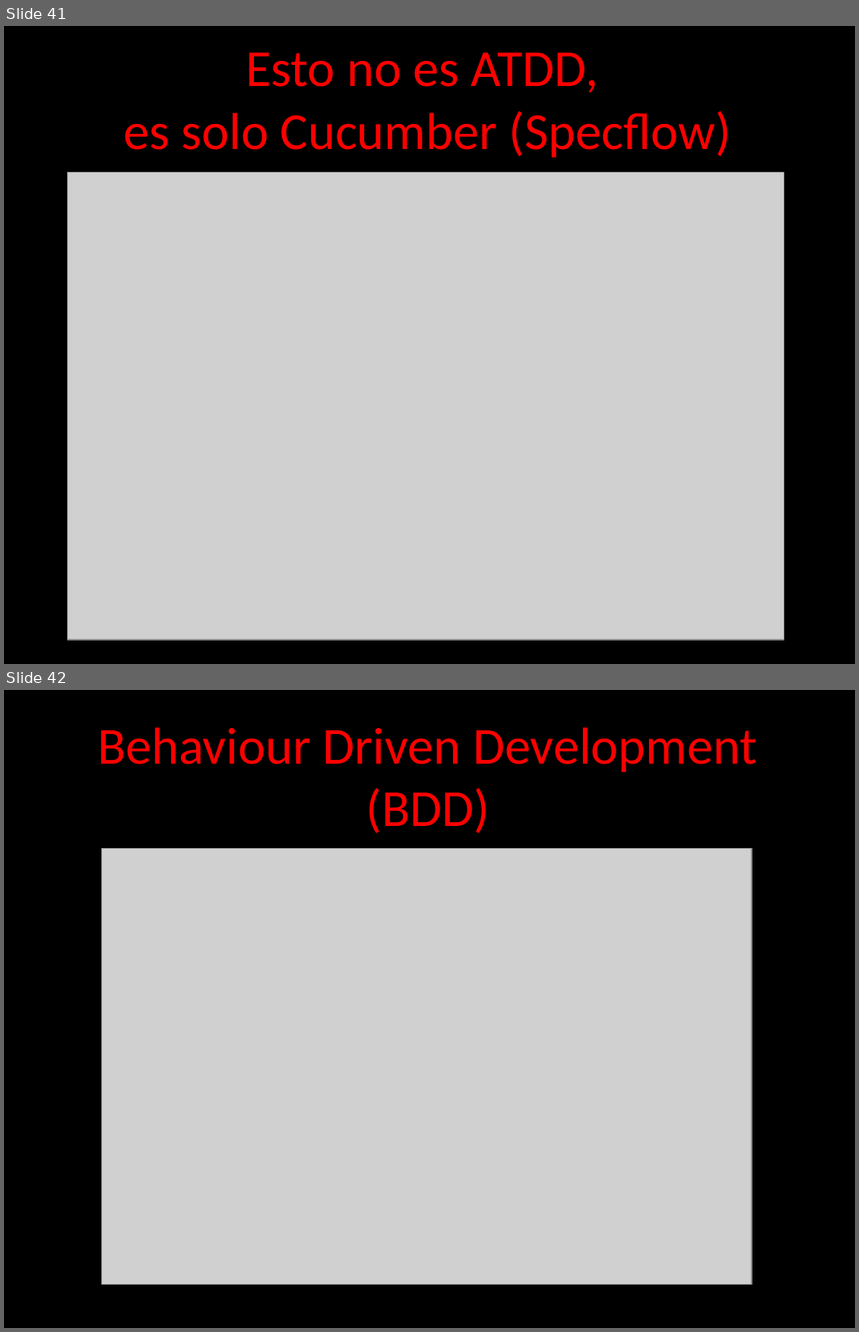
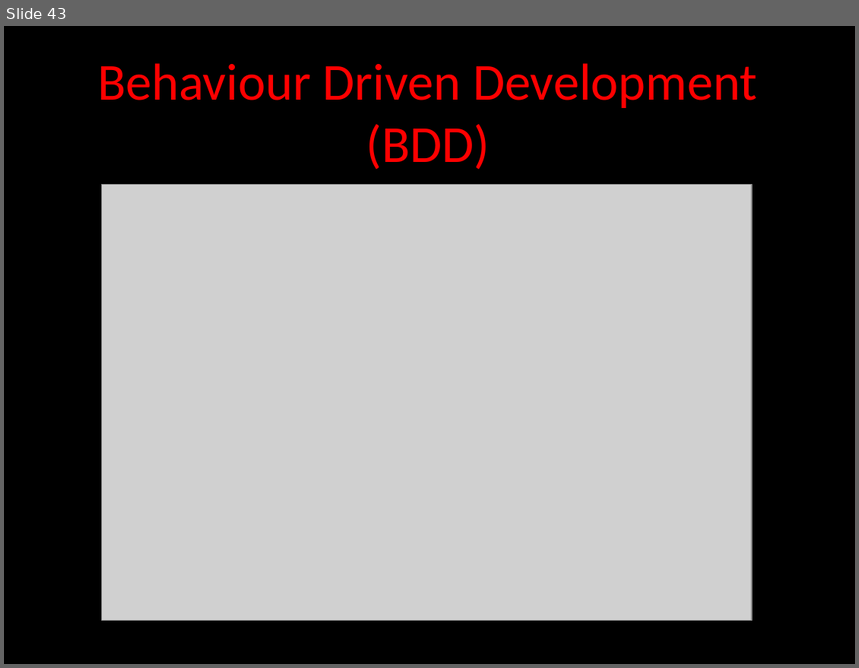
Before and after one commit to angelnunezsalazar/Test-Driven-Development, a slide deck: Diapositivas/Test Driven Development.pptx. Shown one above the other, each under a label of ours: slides 41 and 42 before the commit, slide 43 after it. The pictures are 859x1332 and 859x668 pixels, drawn with LibreOffice and Linux fonts; fonts in the diff are those of the drawing; grey boxes stand for pictures; background and template pictures are left out. Boxes give left, top, right and bottom in pixels: in the first picture for what was removed or moved away, otherwise in the second. Text is boxed around its words. In the diff, an @@ line names an element or a change of style, - is before the commit and + after.

```diff
--- a/Diapositivas/Test Driven Development.pptx
+++ b/Diapositivas/Test Driven Development.pptx
@@ slide 41 removed at [4,26,855,664], background picture (left out) @@
@@ title removed at [123,53,732,157] @@
-Esto no es ATDD,
-es solo Cucumber (Specflow)
@@ picture removed at [68,173,785,641] @@
@@ what was slide 42 is now slide 43 @@
```
Also in this commit, not shown: 1 slide changed, 2 slides added, 2 other files.
